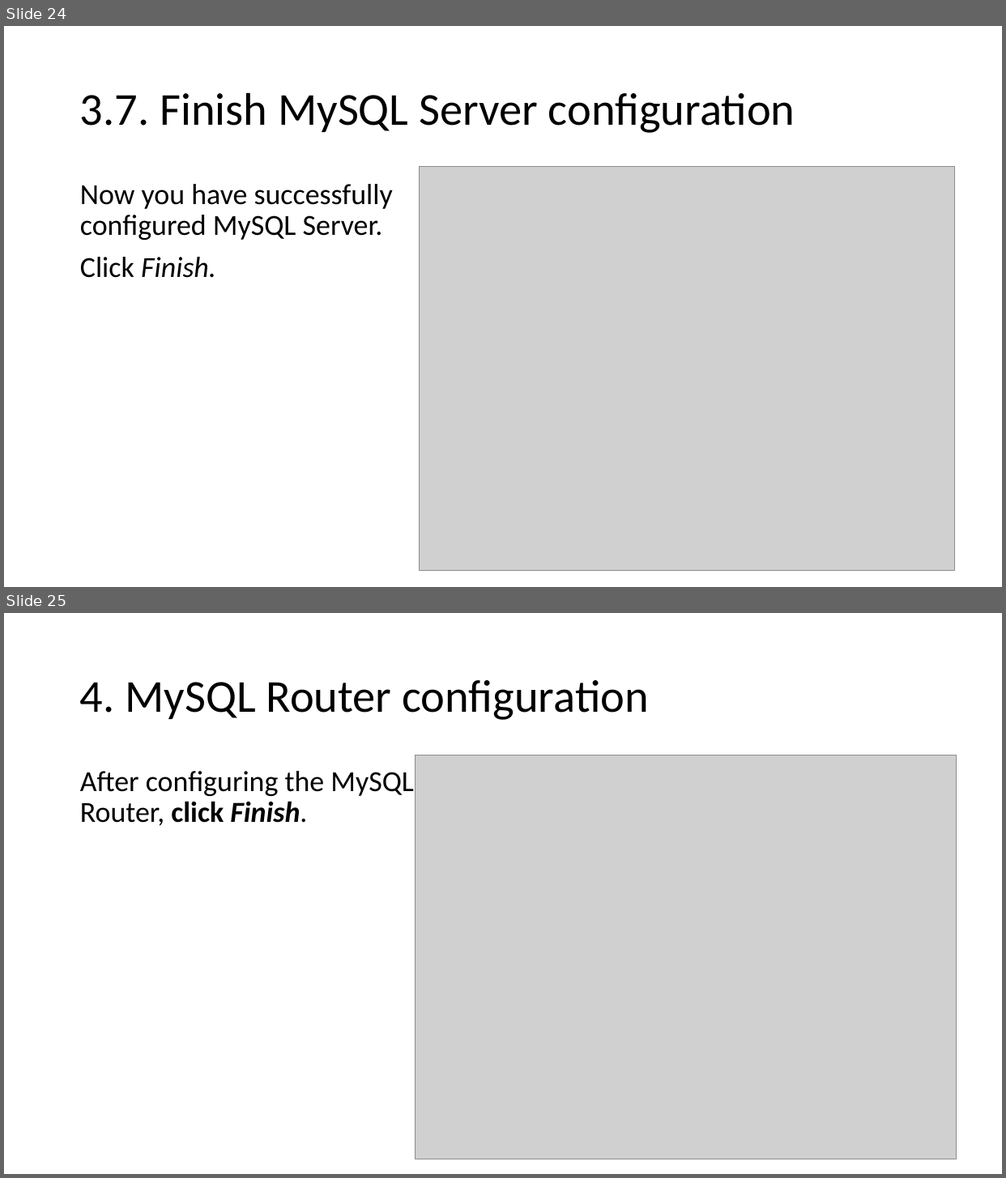
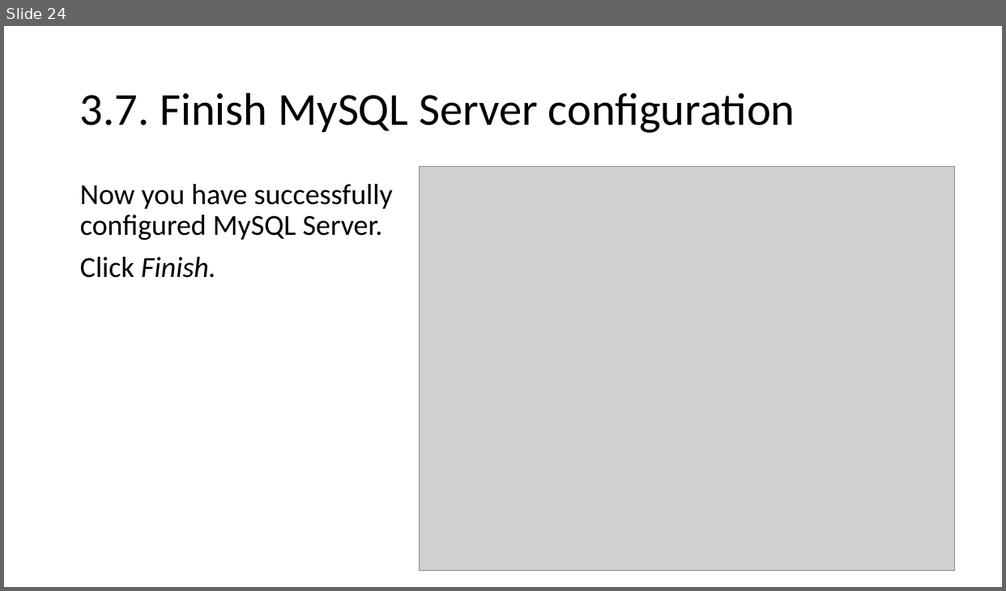
Before and after one commit to aolins/pbc, a slide deck: javadb/resources/Installing MySQL .pptx. Shown one above the other, each under a label of ours: slides 24 and 25 before the commit, slide 24 after it. The pictures are 1006x1178 and 1006x591 pixels, drawn with LibreOffice and Linux fonts; fonts in the diff are those of the drawing; grey boxes stand for pictures. Boxes give left, top, right and bottom in pixels: in the first picture for what was removed or moved away, otherwise in the second. Text is boxed around its words. In the diff, an @@ line names an element or a change of style, - is before the commit and + after.

```diff
--- a/javadb/resources/Installing MySQL .pptx
+++ b/javadb/resources/Installing MySQL .pptx
@@ slide 25 removed at [4,613,1002,1174], background #FFFFFF @@
@@ title removed at [80,680,649,720] @@
-4. MySQL Router configuration
@@ picture removed at [415,756,957,1160] @@
@@ text removed at [80,771,414,826] @@
-After configuring the MySQL Router, click Finish.
```
Also in this commit, not shown: 13 slides changed, 1 slide added, 1 other slide removed.
